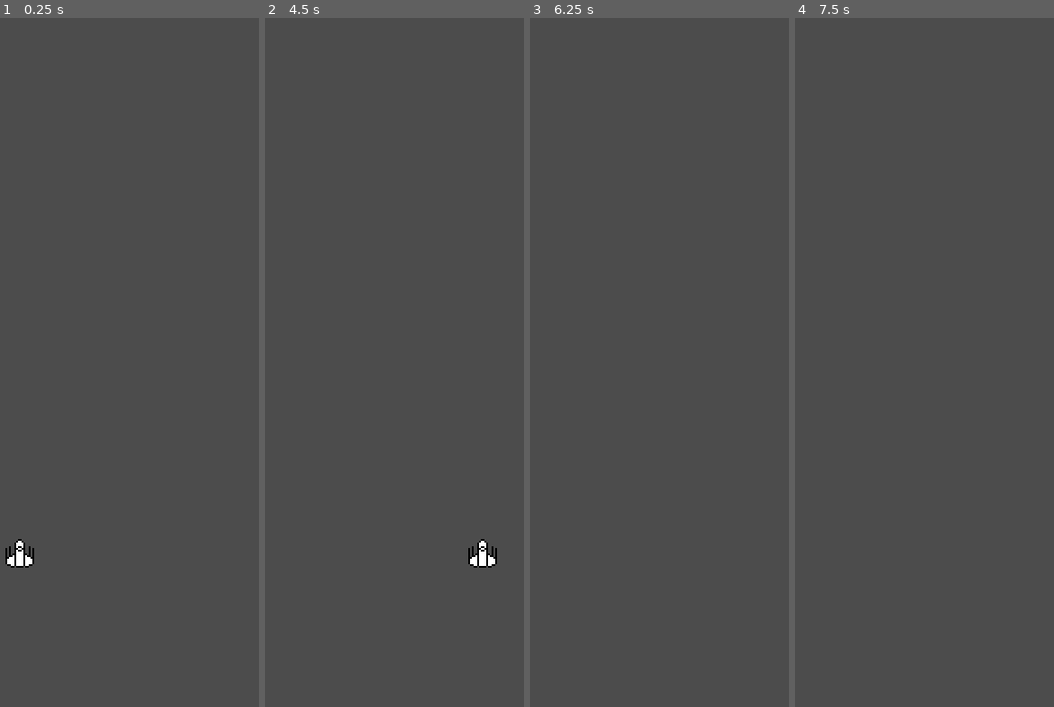
Above: before the commit, frames 1-4 (left to right).
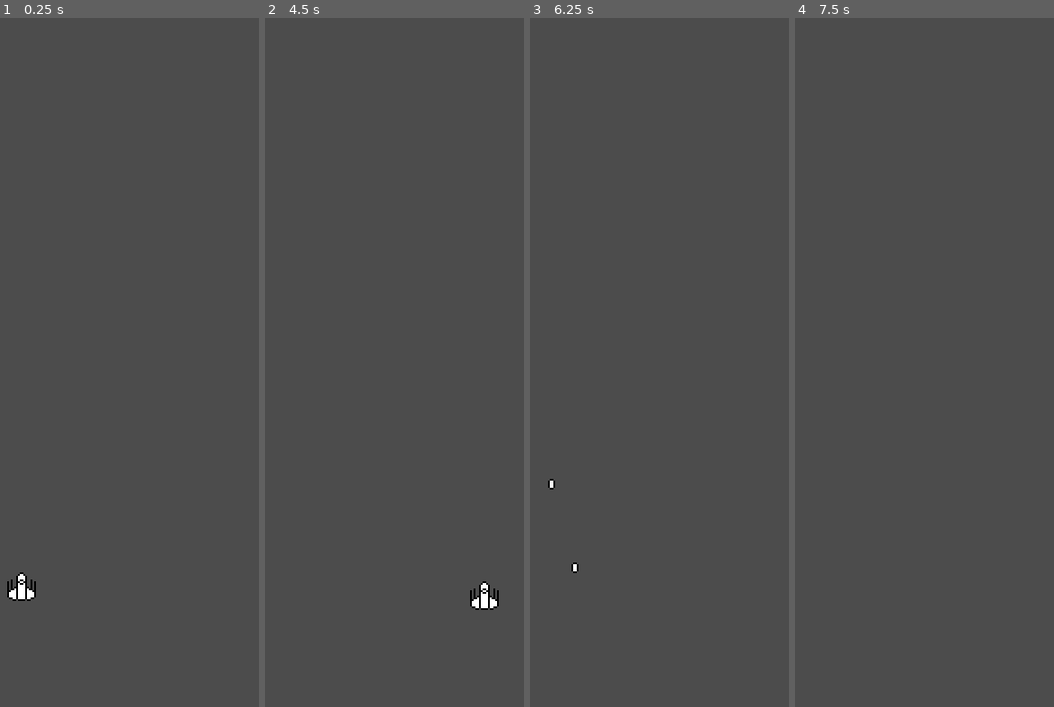
Above: after the commit, the same moments.

Repository: montinevra/mix_and_jam_2020
Game: Godot game, scene res://Scenes/Node2D.tscn
The game is run twice, just before and just after one commit, with the same random seed, the same clock (stepped at 60 frames per second) and the same inputs.
Inputs:
- Up to frame 1 (0.25 s): no input
- Up to frame 2 (4.5 s): tap Enter at 0.5, 2.75, 4.25 s; hold Right (player_move_right) 0.53-1.28 s; hold Ctrl (fire) 0.53-1.28 s; hold Down (player_move_down) 1.28-2.03 s; tap Ctrl (fire) at 1.35, 2.85, 4.35 s; tap Space at 2, 3.5 s; hold Right (player_move_right) 2.03-2.78 s; hold Ctrl (fire) 2.03-2.78 s; hold Up (player_move_up) 2.78-3.53 s; hold Ctrl (fire) 3.53-4.28 s; hold Left (player_move_left) from 3.53 s (still down)
- Up to frame 3 (6.25 s): release Left (player_move_left) at 5.03 s; hold Down (player_move_down) 5.03-5.78 s; hold Ctrl (fire) 5.03-5.78 s; tap Space at 5.75 s; hold Right (player_move_right) from 5.78 s (still down); tap Ctrl (fire) at 5.85 s
- Up to frame 4 (7.5 s): release Right (player_move_right) at 6.53 s; hold Up (player_move_up) 6.53-7.28 s; hold Ctrl (fire) 6.53-7.28 s; hold Right (player_move_right) from 7.28 s (still down); tap Ctrl (fire) at 7.35 s

The runs differ from the first frame. In frame 1, 0.6% of the frame differs, in the area x 2-14%, y 75-85%; in frame 2, 0.6%; in frame 3, less than 0.1%; in frame 4, nothing differs.

Commit message:
shoot bullets

Diff:
--- /dev/null
+++ b/Scenes/Bullet.tscn
@@ -0,0 +1,17 @@
+[gd_scene load_steps=4 format=2]
+
+[ext_resource path="res://Scripts/Bullet.gd" type="Script" id=1]
+[ext_resource path="res://Sprites/ph_bullet.png" type="Texture" id=2]
+
+[sub_resource type="CapsuleShape2D" id=1]
+radius = 2.0
+height = 2.0
+
+[node name="Bullet" type="KinematicBody2D"]
+script = ExtResource( 1 )
+
+[node name="Sprite" type="Sprite" parent="."]
+texture = ExtResource( 2 )
+
+[node name="CollisionShape2D" type="CollisionShape2D" parent="."]
+shape = SubResource( 1 )
--- a/Scenes/Node2D.tscn
+++ b/Scenes/Node2D.tscn
@@ -5,4 +5,4 @@
 [node name="Node2D" type="Node2D"]
 
 [node name="Player" parent="." instance=ExtResource( 1 )]
-position = Vector2( 116.994, 314.516 )
+position = Vector2( 117.885, 333.225 )
--- a/Scenes/Player.tscn
+++ b/Scenes/Player.tscn
@@ -1,9 +1,7 @@
-[gd_scene load_steps=4 format=2]
+[gd_scene load_steps=3 format=2]
 
 [ext_resource path="res://Sprites/ph_ship.png" type="Texture" id=1]
 [ext_resource path="res://Scripts/Player.gd" type="Script" id=2]
-
-[sub_resource type="CircleShape2D" id=1]
 
 [node name="Player" type="KinematicBody2D"]
 script = ExtResource( 2 )
@@ -11,5 +9,5 @@
 [node name="Sprite" type="Sprite" parent="."]
 texture = ExtResource( 1 )
 
-[node name="CollisionShape2D" type="CollisionShape2D" parent="."]
-shape = SubResource( 1 )
+[node name="CollisionShape2D" type="CollisionPolygon2D" parent="."]
+polygon = PoolVector2Array( 0, -8, 8, -3, 8, 6, 5, 8, -5, 8, -8, 6, -8, -3 )
--- /dev/null
+++ b/Scripts/Bullet.gd
@@ -0,0 +1,10 @@
+extends KinematicBody2D
+
+const SPEED = 400
+var m_velocity = Vector2.UP * SPEED
+
+
+func _physics_process(_delta):
+	move_and_slide(m_velocity)
+	if position.y < -50:
+		queue_free()
--- a/Scripts/Player.gd
+++ b/Scripts/Player.gd
@@ -2,6 +2,8 @@
 
 
 const SPEED = 200
+const BULLET_SCENE = preload("res://scenes/Bullet.tscn")
+const BULLET_SPAWN_POS = Vector2.UP * 12
 var m_velocity = Vector2(0, 0)
 var m_inputs = {
 	"player_move_right": Vector2.RIGHT,
@@ -21,3 +23,16 @@
 	for dir in m_inputs.keys():
 		if Input.is_action_pressed(dir):
 			m_velocity += m_inputs[dir] * SPEED
+
+
+func _unhandled_input(event):
+	if event.is_action_pressed("fire"):
+		_fire()
+
+
+#private:
+func _fire():
+	var bullet = BULLET_SCENE.instance()
+
+	bullet.position = position + BULLET_SPAWN_POS
+	get_parent().add_child(bullet)
Not shown, changed: .gitignore
